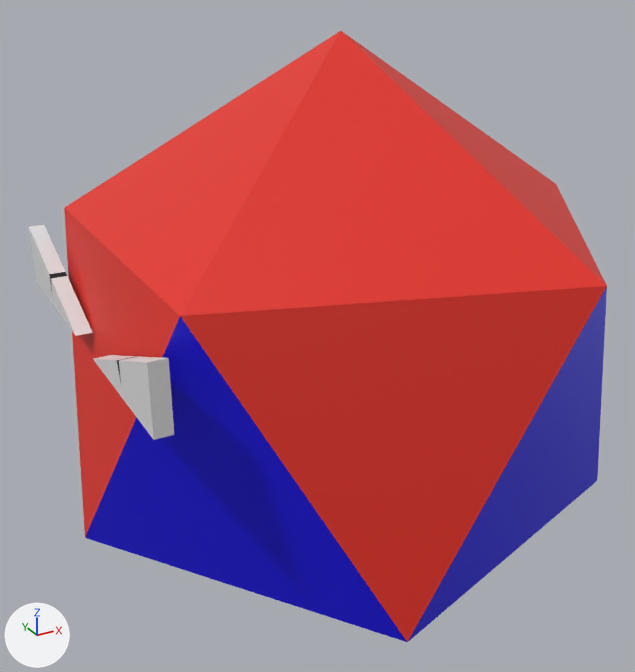
One commit to the Blender file Blend/100-shockdie.blend: the scene before it, then after it.
Rendered twice from a camera (50 mm lens) standing at (-1.35, -2.31, 1.21) and looking at (-0.05, 0.05, 0.04). The lights are fixed; the arrows at lower left show +X, +Y and +Z.

Before the edit, the objects in view are built like this:
```python
me_eyes = bpy.data.meshes.new('Eyes')
me_eyes.from_pydata(...)  # 569 vertices, 390 faces; spans x -0.89..0.89, y -0.85..0.85, z -1.0..1.0
# faces by material slot: [380, 10]
me_eyes.materials.append(mat_body1)  # blue #1100e7
me_eyes.materials.append(mat_body2)  # red #e72f22
me_icosphere_001 = bpy.data.meshes.new('Icosphere.001')
me_icosphere_001.from_pydata(...)  # 12 vertices, 9 faces; spans x -0.83..-0.78, y 0.089..0.592, z 0.184..0.382
# faces by material slot: [2, 7]
me_icosphere_001.materials.append(mat_eyes1)  # black #000000
me_icosphere_001.materials.append(mat_material_001)  # white #e7e7e7
ob_body = bpy.data.objects.new('Body', me_eyes)
ob_body.location = (0.0, 0.0, 0.0)
ob_eyes = bpy.data.objects.new('Eyes', me_icosphere_001)
ob_eyes.location = (0.0, 0.0, 0.0)
_m = ob_eyes.modifiers.new('Mirror', 'MIRROR')
_m.use_axis = (False, True, False)
```
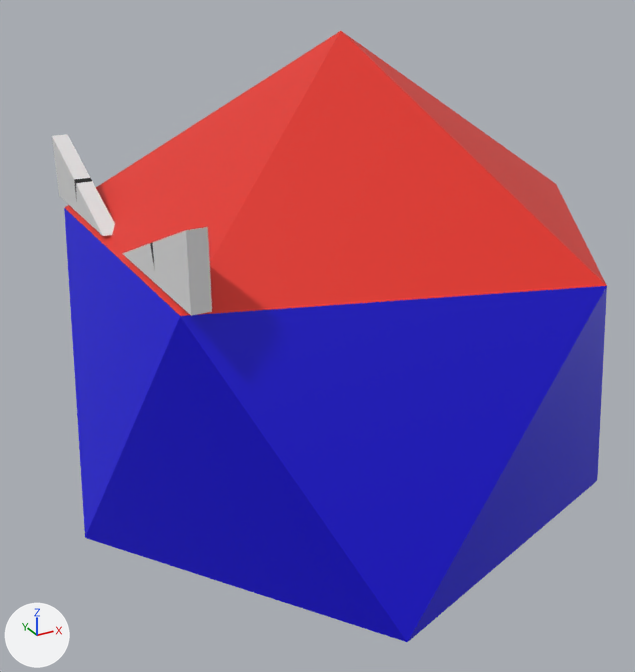
What differs and where, as boxes [x1, y1, x2, y2] in the pictures (635 x 672 px):
'Eyes', moved: before [29, 225, 174, 440]; after [52, 134, 212, 316]
part 1 of me_eyes, recoloured (red to blue): [64, 208, 607, 642] in both

The change, as a list of edits to the scene's bpy script:
```text
Change me_eyes:
    where me_eyes.from_pydata(...)  # 569 vertices, 390 faces; spans x -0.89..0.89, y -0.85..0.85, z -1.0..1.0
    used by ob_body; location = (0.0, 0.0, 0.0)
    me_eyes part 1: all 5 faces centred in x -0.78..0.63, y -0.74..0.74, z 0.15 switch from mat_body2 (red #e72f22) to mat_body1 (blue #1100e7)
Change ob_eyes:
    ob_eyes.location: (0.0, 0.0, 0.0) -> (0.109, 0.0, 0.286)
```
